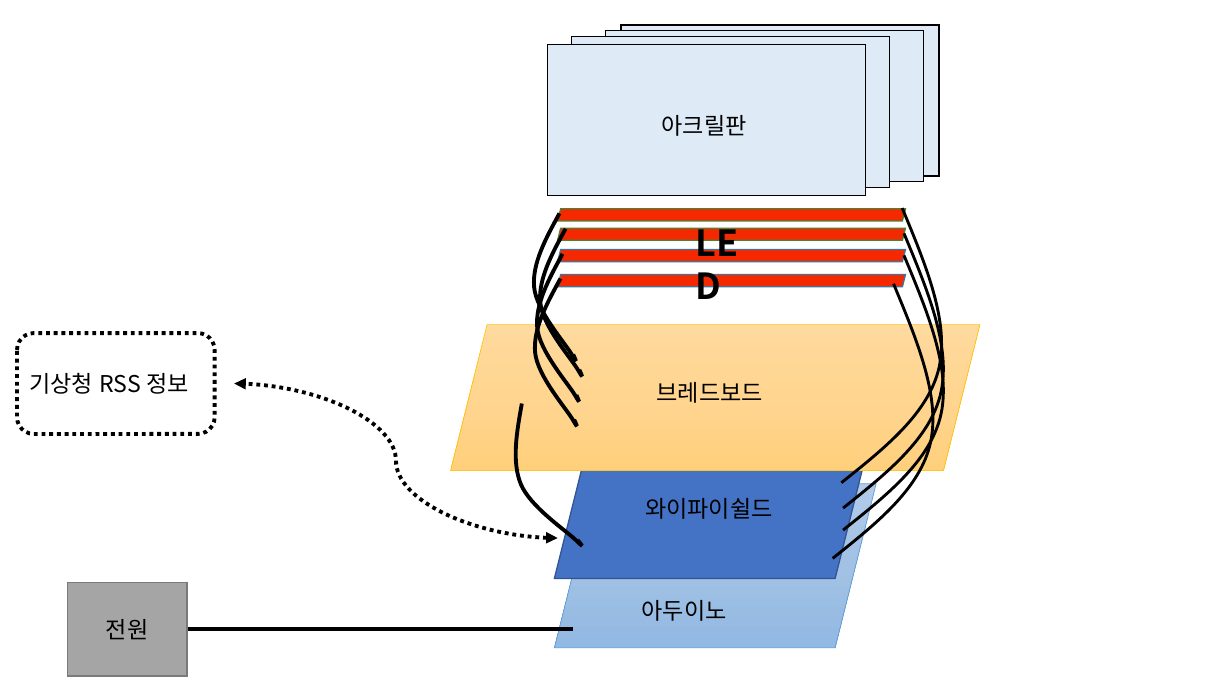
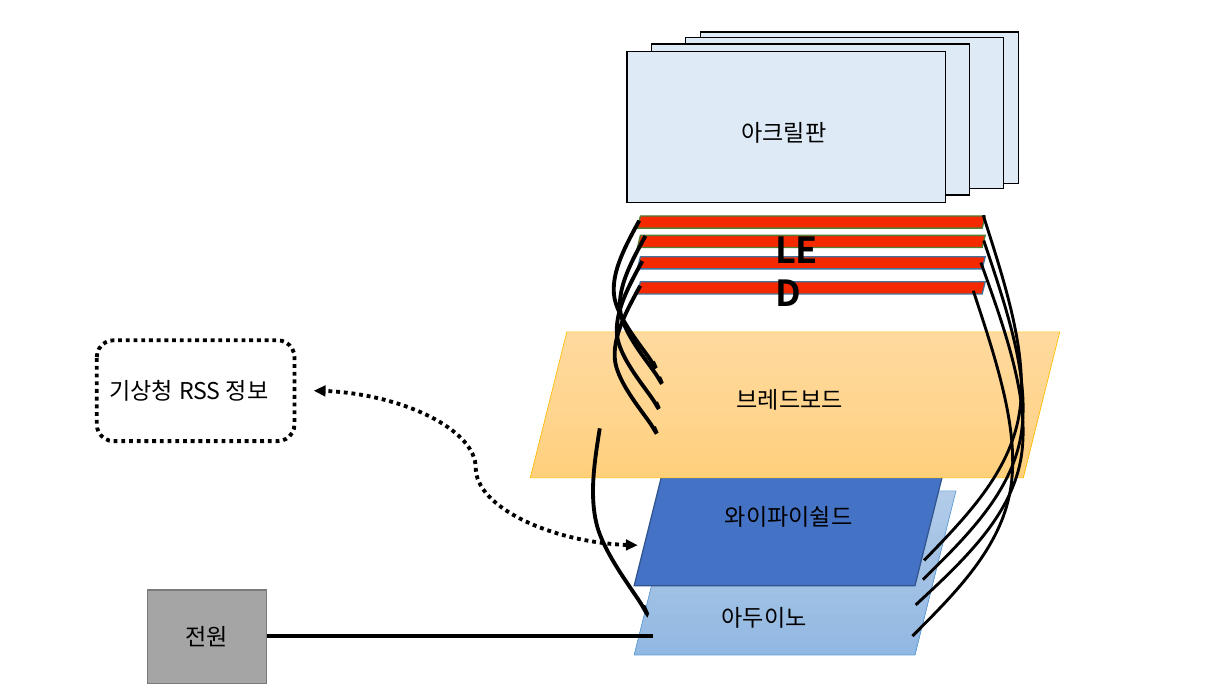
Before and after one commit to kutmicro/2013136074, a slide deck: slide 1 of res_md/구성도.pptx. Drawn at 1232x693 pixels with LibreOffice and Linux fonts; fonts in the diff are those of the drawing. Boxes give left, top, right and bottom in pixels: in the first picture for what was removed or moved away, otherwise in the second. Text is boxed around its words. In the diff, an @@ line names an element or a change of style, - is before the commit and + after.

```diff
--- a/res_md/구성도.pptx
+++ b/res_md/구성도.pptx
@@ 3 rectangles, 3 parallelograms, 2 texts, 1 freeform shape: place and size @@
-3 rectangles, 3 parallelograms, 2 texts, 1 freeform shape at [67,30,981,677]
+3 rectangles, 3 parallelograms, 2 texts, 1 freeform shape at [147,38,1060,684]
@@ freeform shape: place and size @@
-freeform shape at [842,208,943,482]
+freeform shape at [924,215,1021,561]
@@ freeform shape: place and size @@
-freeform shape at [844,255,945,530]
+freeform shape at [916,262,1023,605]
@@ freeform shape: place and size @@
-freeform shape at [844,234,945,508]
+freeform shape at [923,240,1024,579]
@@ freeform shape: place and size @@
-freeform shape at [833,284,933,558]
+freeform shape at [913,291,1014,637]
@@ 4 texts, 4 parallelograms, 3 freeform shapes, 2 rectangles, 1 line, 1 rounded rectangle, 1 curved double arrow: place and size @@
-4 texts, 4 parallelograms, 3 freeform shapes, 2 rectangles, 1 line, 1 rounded rectangle, 1 curved double arrow at [17,25,939,649]
+4 texts, 4 parallelograms, 3 freeform shapes, 2 rectangles, 1 line, 1 rounded rectangle, 1 curved double arrow at [97,32,1019,655]
@@ freeform shape at [575,428,647,621]: rotation 158 to 166 degrees; outline redrawn @@
```
Also in this commit, not shown: 1 other file.
